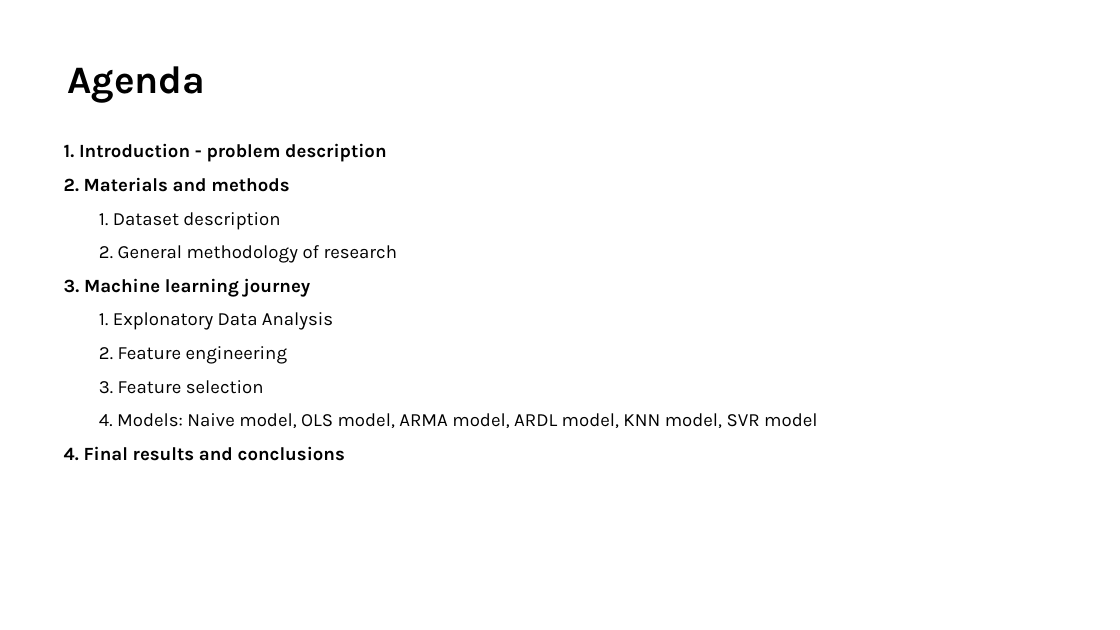
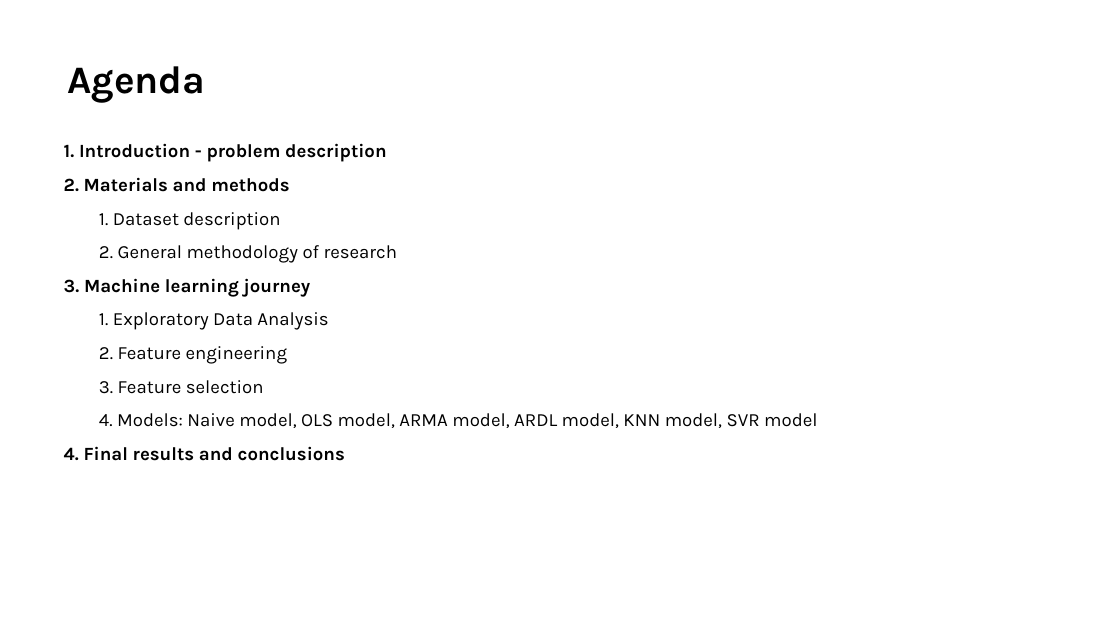
Before and after one commit to michaelwozniak/ML_small_dataset, a slide deck: slide 2 of ML - presentation.pptx. Drawn at 1120x630 pixels with LibreOffice and Linux fonts; fonts in the diff are those of the drawing. Boxes give left, top, right and bottom in pixels: in the first picture for what was removed or moved away, otherwise in the second. Text is boxed around its words. In the diff, an @@ line names an element or a change of style, - is before the commit and + after.

```diff
--- a/ML - presentation.pptx
+++ b/ML - presentation.pptx
@@ text at (113,312,328,330): text changed @@
-  1. Explonatory Data Analysis
+  1. Exploratory Data Analysis
```
Also in this commit, not shown: 6 other slides changed, 8 other files.
